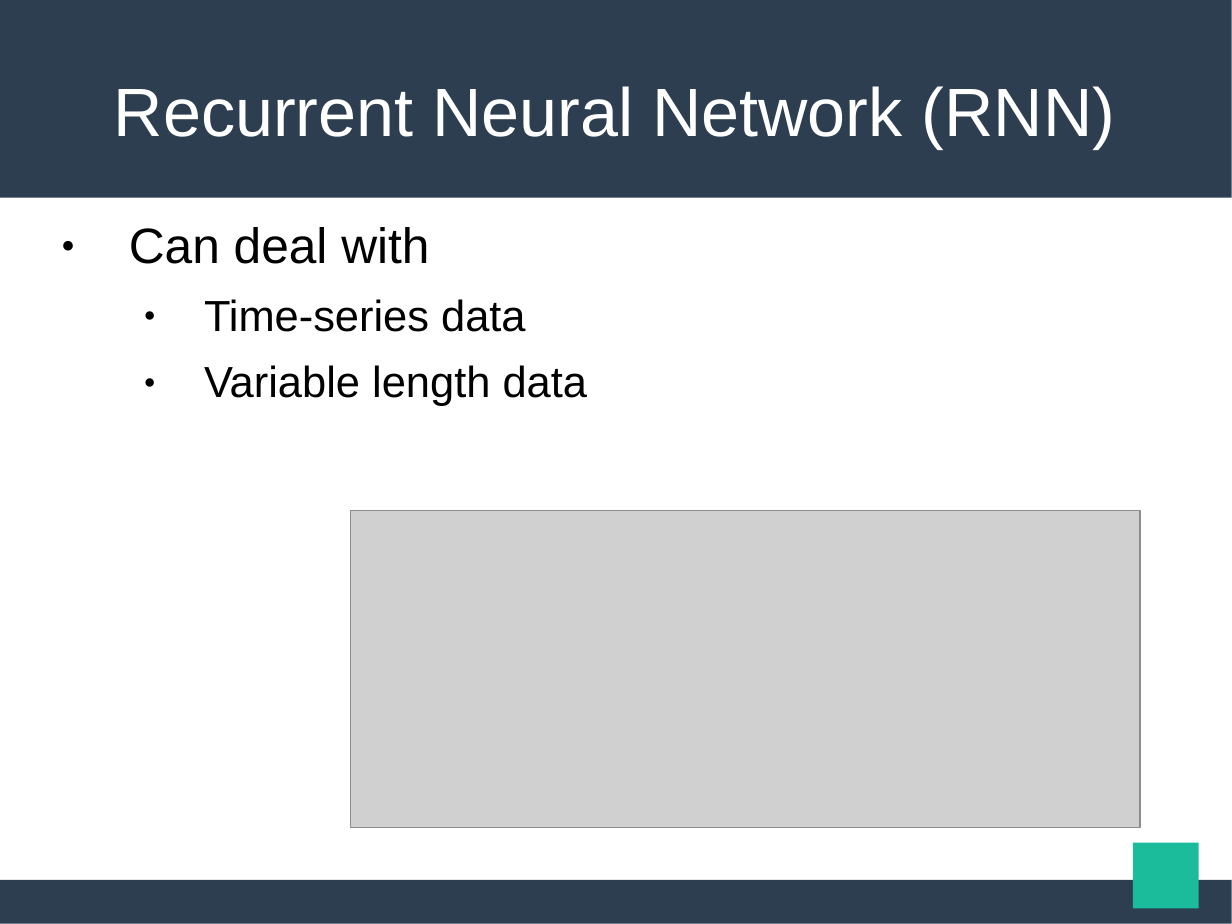
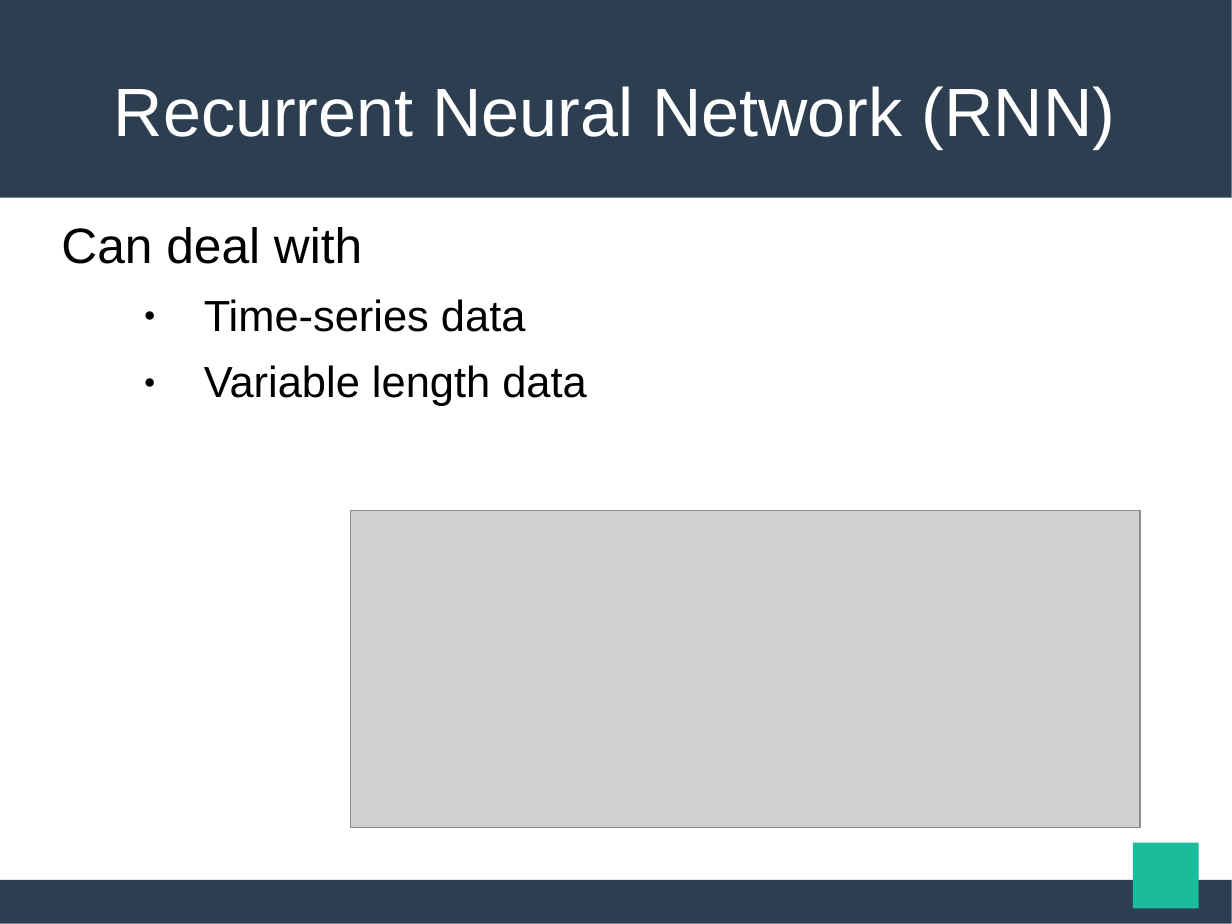
Before and after one commit to maekawatoshiki/neural-machine-translation-demo, a slide deck: slide 15 of NY_slide.ppt (slide 11 before the commit). Drawn at 1232x924 pixels with LibreOffice and Linux fonts; fonts in the diff are those of the drawing; grey boxes stand for pictures. Boxes give left, top, right and bottom in pixels: in the first picture for what was removed or moved away, otherwise in the second. Text is boxed around its words. In the diff, an @@ line names an element or a change of style, - is before the commit and + after.

```diff
--- a/NY_slide.ppt
+++ b/NY_slide.ppt
@@ text "Can deal with" at box(61, 227, 587, 406): bullet ● to none; more space between paragraphs; indent changed @@
```
Also in this commit, not shown: 11 other slides changed, 5 slides added, 2 other files.
